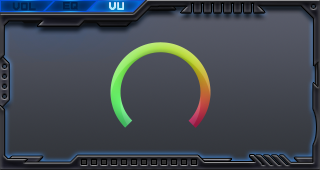
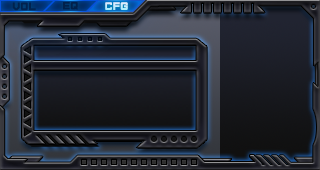
Layers edited between the first and the second 320 x 170 image:
renamed "VU" to "CFG", painted on it over (x1=105, y1=2, x2=128, y2=10)
removed layer "Shape 1" from group "VU Meter" over (x1=110, y1=42, x2=211, y2=128)
added layer "CFG Field" in group "CFG Page" over (x1=21, y1=34, x2=207, y2=148)
added layer "Glow" (2nd of 2, in "CFG Page") in group "CFG Page" over (x1=23, y1=34, x2=207, y2=148)
added layer "GrayBorder copy" in group "CFG Page" over (x1=23, y1=42, x2=202, y2=144)
added layer "GrayBorder" in group "CFG Page" over (x1=220, y1=4, x2=316, y2=165)